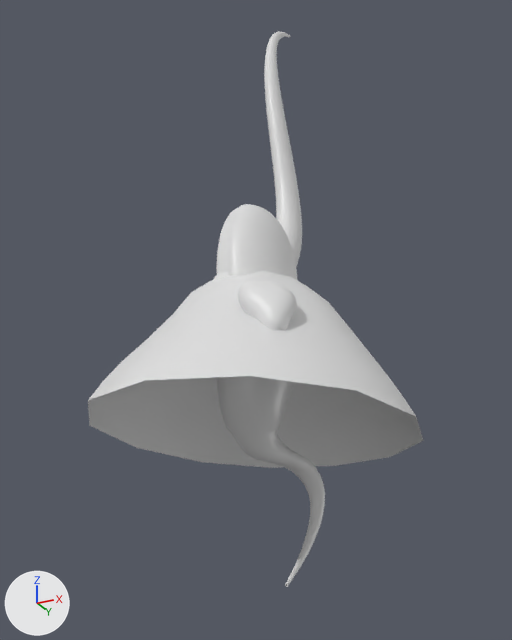
Before and after pictures for a commit that changed the FBX model Assets/3D models/Sprout_asset/Sprout_asset.fbx.
Both versions are drawn from a camera (50 mm lens) standing at (4.68, -9.83, -3.77) and looking at (-0.51, 0.55, 0.9). The lights are fixed; the arrows at lower left show +X, +Y and +Z. Vertices at the same position are counted once.
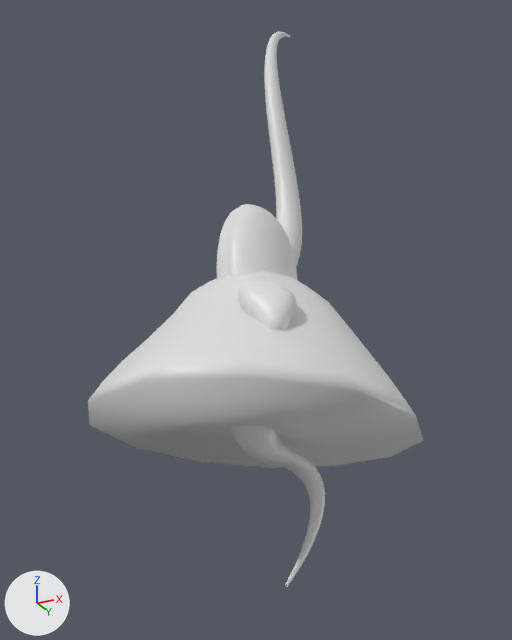
Pixel boxes [x1, y1, x2, y2] of what changed, in the pictures (512 x 640 px):
part 1 of me_cube, added
    after: [88, 376, 424, 468]

Patch to the scene script:
```diff
--- a/Assets/3D models/Sprout_asset/Sprout_asset.fbx.py
+++ b/Assets/3D models/Sprout_asset/Sprout_asset.fbx.py
@@ me_cube @@
 me_cube.from_pydata(...)  # 667 vertices, 656 faces; spans x -2.4..2.39, y -3.05..3.11, z -2.0..0.52
 # used by ob_cube; location = (-0.08, -0.02, 0.71)
 # verts and faces of me_cube; kept vertices keep their numbers, new ones are numbered from 667
 # before: 0 (-2.11, -1.61, -1.99) at pixel (89, 425), 2 (-2.08, 1.62, -2.0) at pixel (201, 462), 4 (2.05, -1.61, -1.99) at pixel (355, 390), 6 (2.09, 1.62, -2.0) at pixel (423, 440), 17 (-0.11, -3.05, -1.96) at pixel (145, 380)
 # before: 21 (0.01, 3.11, -1.99) at pixel (335, 465), 24 (-2.4, 0.0, -2.0) at pixel (136, 447), 27 (-1.19, 2.72, -1.99) at pixel (270, 467), 30 (2.39, 0.0, -2.0) at pixel (416, 416), 32 (1.12, -2.68, -1.97) at pixel (249, 375)
 # before: 53 (-1.28, -2.68, -1.97) at pixel (87, 400), 60 (1.21, 2.72, -1.99) at pixel (390, 456)
+# me_cube part 1
+faces += [(0, 24, 2, 27, 21, 60, 6, 30, 4, 32, 17, 53)]
 me_cube.materials.append(mat_sprout_mat)
```
